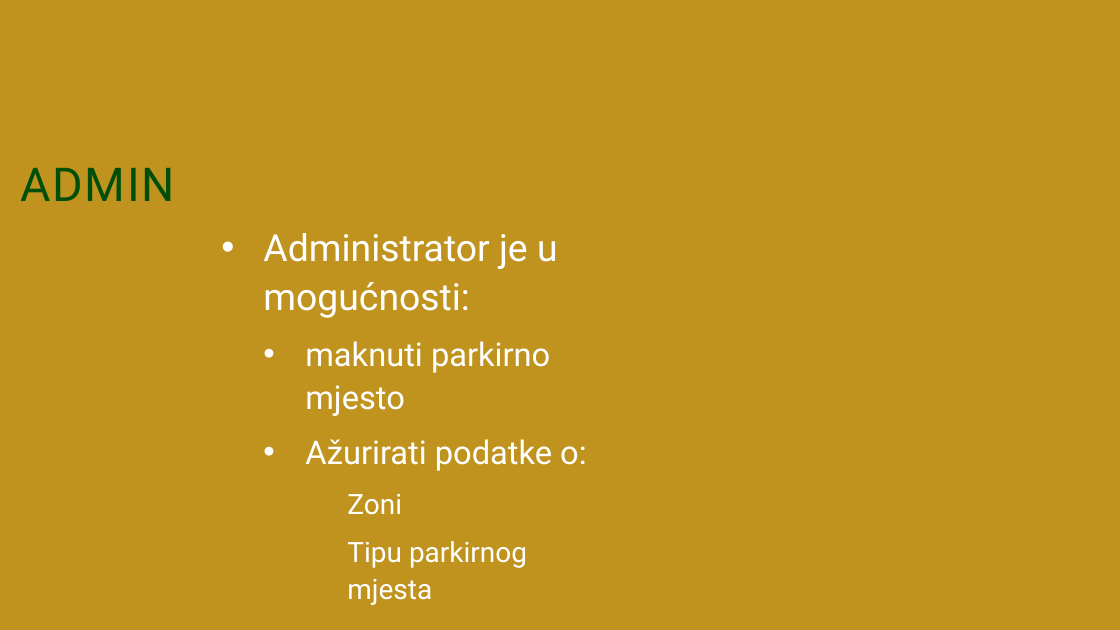
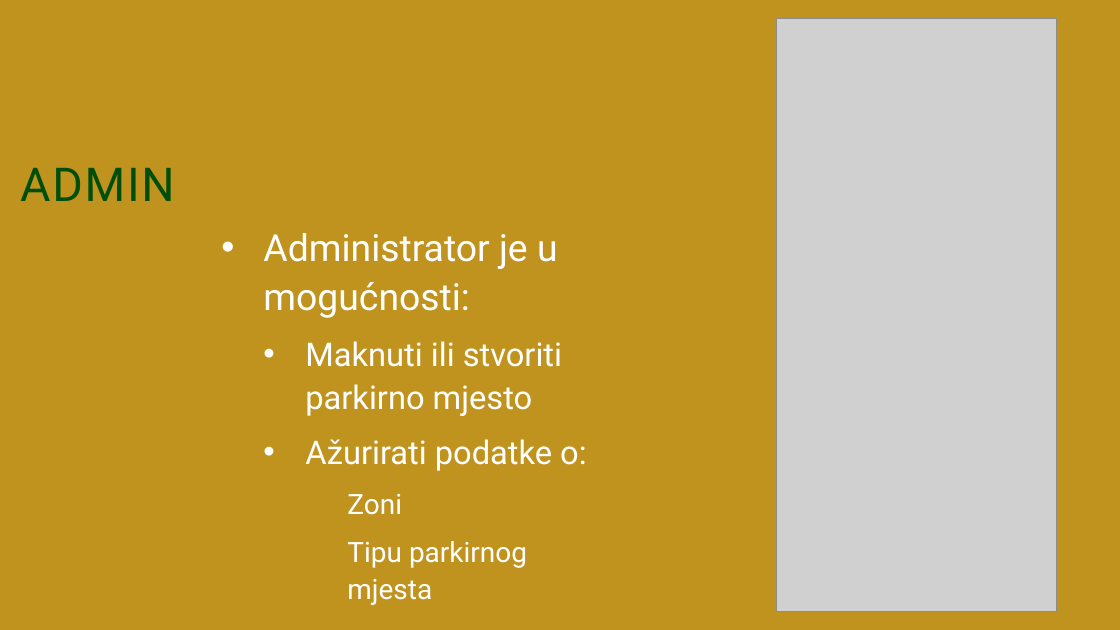
Before and after one commit to Njamic-27/kaktusi, a slide deck: slide 13 of PARKTUS.pptx. Drawn at 1120x630 pixels with LibreOffice and Linux fonts; fonts in the diff are those of the drawing; grey boxes stand for pictures; background and template pictures are left out. Boxes give left, top, right and bottom in pixels: in the first picture for what was removed or moved away, otherwise in the second. Text is boxed around its words. In the diff, an @@ line names an element or a change of style, - is before the commit and + after.

Commit message:
Evo2

```diff
--- a/PARKTUS.pptx
+++ b/PARKTUS.pptx
@@ picture added at box(776, 18, 1056, 611) @@
@@ text at box(305, 341, 562, 416): text changed @@
-  • maknuti parkirno mjesto
+  • Maknuti ili stvoriti parkirno mjesto
```
